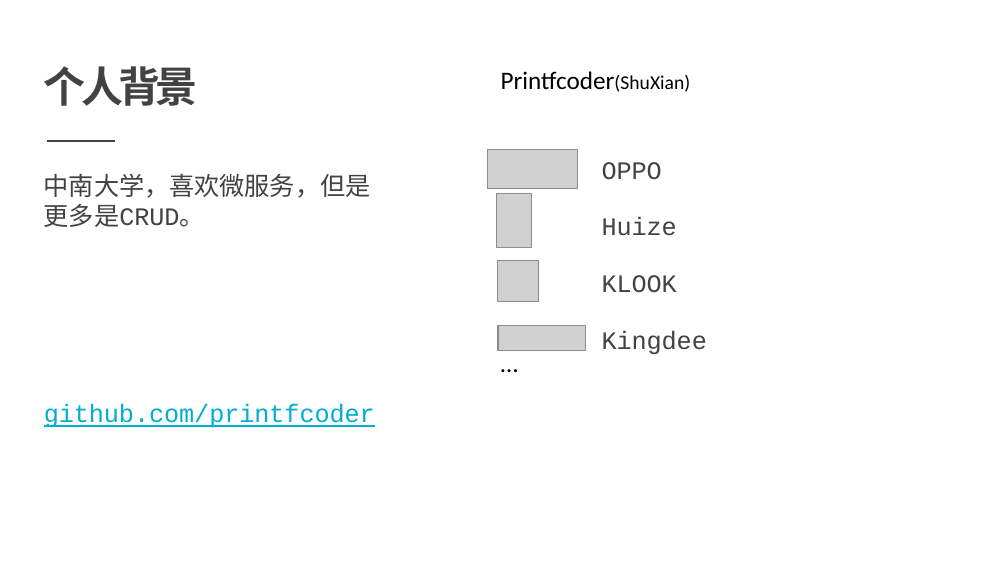
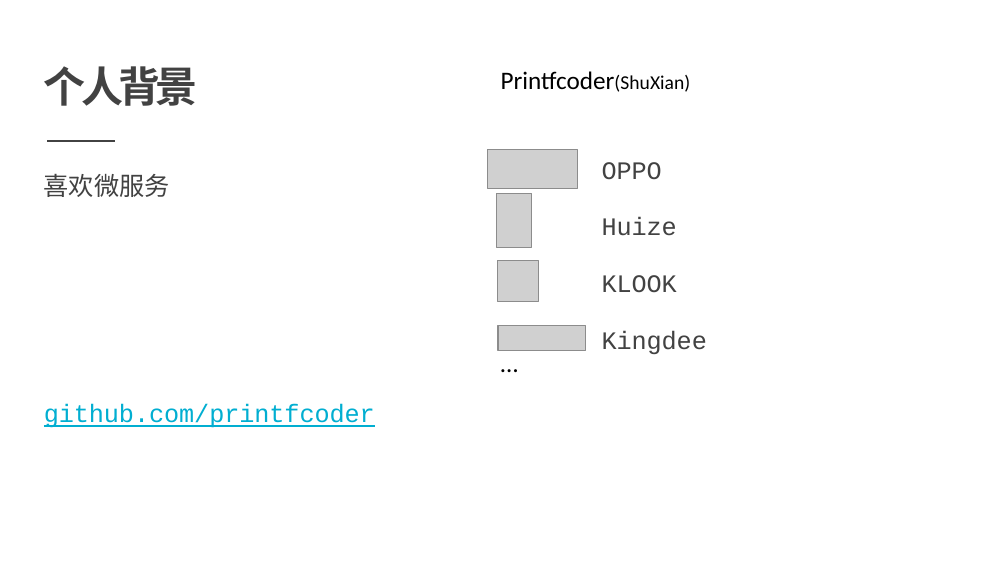
Before and after one commit to printfcoder/stack-rpc-tutorials, a slide deck: slide 2 of others/share/learning-go/【第一期】Go-Micro框架设计.pptx. Drawn at 1008x567 pixels with LibreOffice and Linux fonts; fonts in the diff are those of the drawing; grey boxes stand for pictures. Boxes give left, top, right and bottom in pixels: in the first picture for what was removed or moved away, otherwise in the second. Text is boxed around its words. In the diff, an @@ line names an element or a change of style, - is before the commit and + after.

```diff
--- a/others/share/learning-go/【第一期】Go-Micro框架设计.pptx
+++ b/others/share/learning-go/【第一期】Go-Micro框架设计.pptx
@@ text at (44, 174, 170, 197): text changed @@
-中南大学，喜欢微服务，但是更多是CRUD。
+喜欢微服务
```
Also in this commit, not shown: 5 other slides changed, 3 slides added, 9 slides removed.
